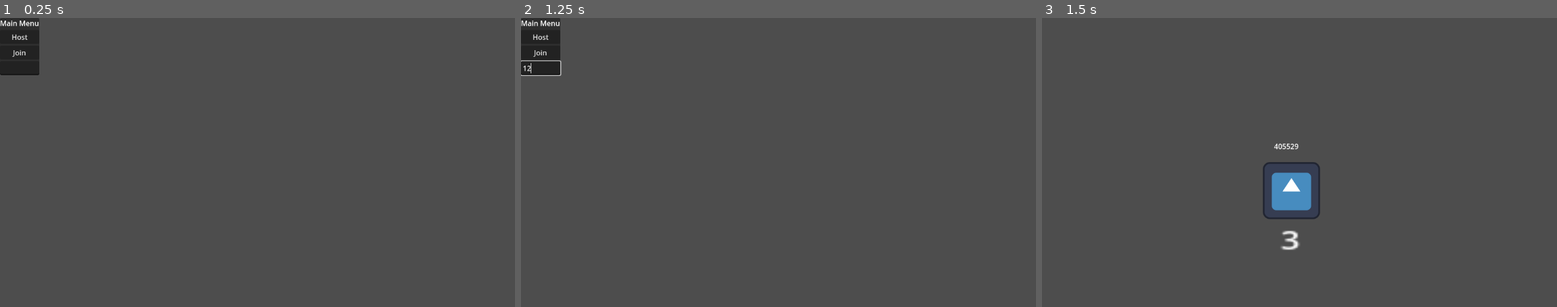
Above: before the commit, frames 1-3 (left to right).
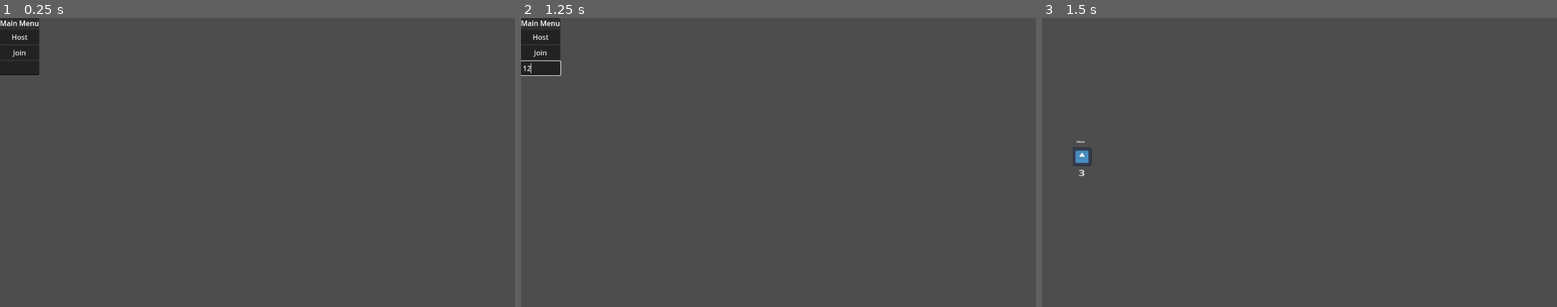
Above: after the commit, the same moments.

Repository: Aki78/Assignment5Godot
Game: Godot game, scene res://main.tscn
Two runs of this game, one before a commit and one after it. Both use one fixed random seed, a clock stepped at 60 frames per second and the inputs below. The engine's default icon, where the game draws it, is replaced by a stand-in: a white triangle on a blue panel in a dark square. Sound files missing from this copy of the repository are replaced by a short silence.
Inputs (mouse positions are in pixels of both pictures, inside the frame that each line leads up to):
- Up to frame 1 (0.25 s): no input
- Up to frame 2 (1.25 s): click (541, 67) at 0.52 s; type "12" at 0.6 s
- Up to frame 3 (1.5 s): click "Host" at 1.25 s

Frames 1-2 are identical in both runs. In frame 3, 1.7% of the frame differs, in the area x 6-54%, y 42-81%.

Commit message:
presentation setup

Diff:
--- a/Godot/Player.gd
+++ b/Godot/Player.gd
@@ -37,8 +37,8 @@
 
 
 	if not is_multiplayer_authority(): return
-	position.x = randi_range(0,1000)
-	position.y = randi_range(0,500)
+	position.x = randi_range(0,500)
+	position.y = randi_range(0,250)
 	$Icon.modulate = Color(randi_range(0,10),randi_range(0,10),randi_range(0,10))
 
 
@@ -79,8 +79,8 @@
 	health -= 1
 	if health <= 0:
 		health = 3
-		position.x = randi_range(0,1000)
-		position.x = randi_range(0,1000)
+		position.x = randi_range(0,500)
+		position.y = randi_range(0,250)
 
 func shoot_animate():
 	if Input.is_action_just_pressed("left_click"):
--- a/Godot/Player.tscn
+++ b/Godot/Player.tscn
@@ -42,7 +42,8 @@
 properties/7/watch = false
 
 [node name="Player" type="CharacterBody2D"]
-position = Vector2(559, 388)
+position = Vector2(90, 311)
+scale = Vector2(0.330125, 0.330125)
 script = ExtResource("1_fr276")
 
 [node name="Icon" type="Sprite2D" parent="."]
